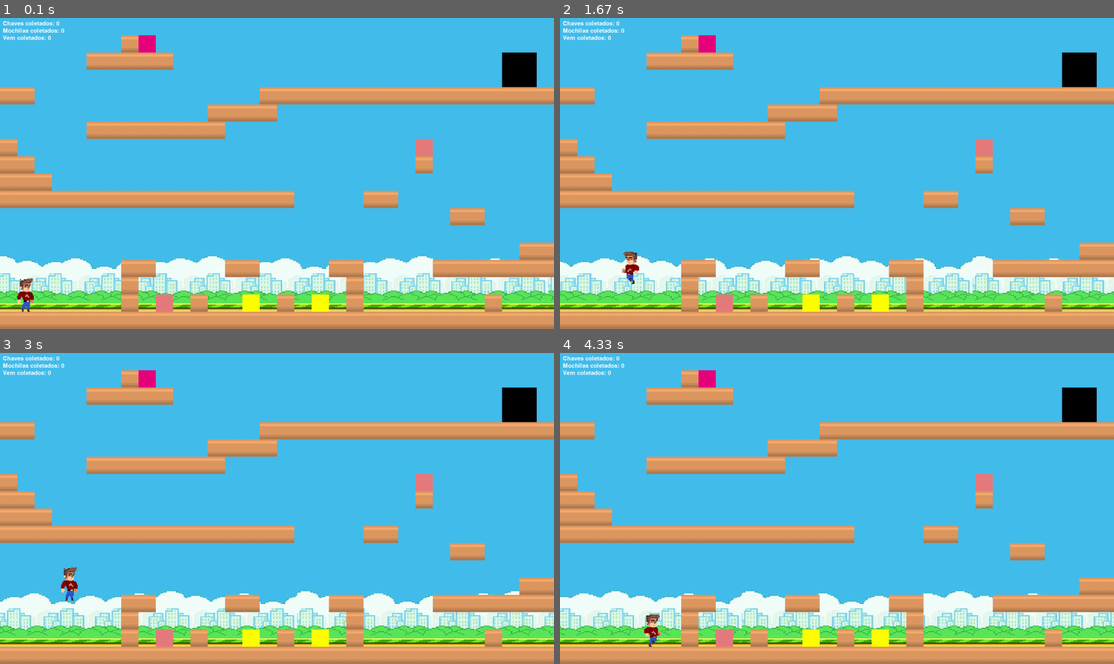
Above: before the commit, frames 1-4 (two rows, left to right).
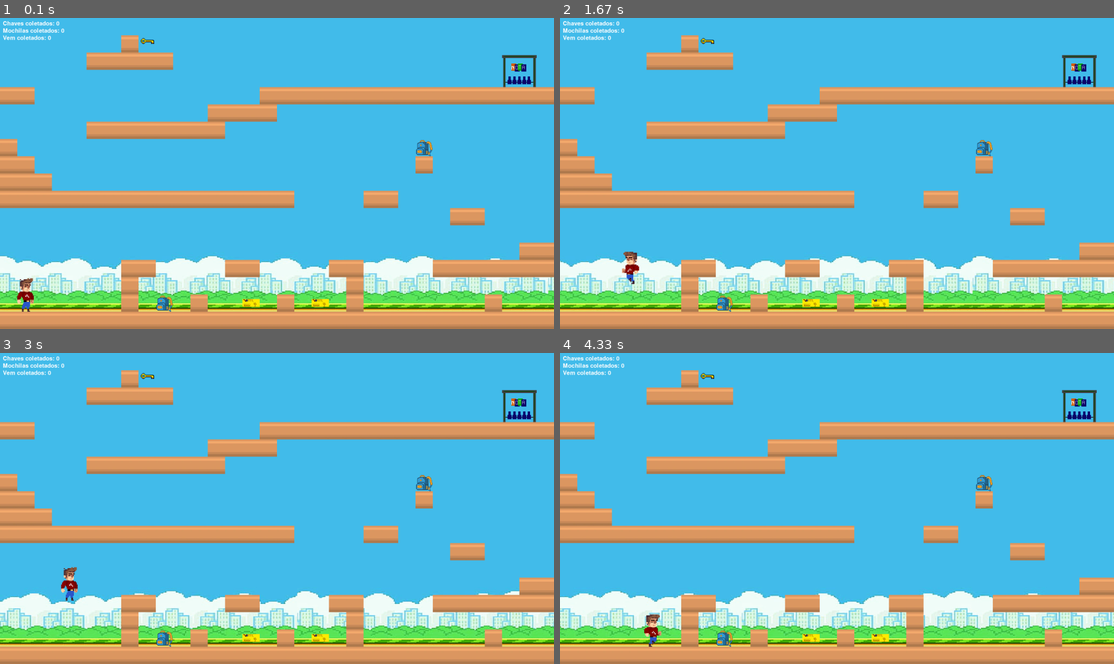
Above: after the commit, the same moments.

Repository: maatheusfp/Pygame-IP
Game: pygame game, started from main.py
The game is run twice, just before and just after one commit, with the same random seed, the same clock (stepped at 60 frames per second) and the same inputs.
Inputs:
- Up to frame 1 (0.1 s): no input
- Up to frame 2 (1.67 s): hold Right 0.33-0.8 s; hold Right 0.83-1.3 s; tap Space at 0.9, 1.2, 1.4 s; hold Left from 1.33 s (still down)
- Up to frame 3 (3 s): tap Space at 1.7, 1.97, 2.27, 2.4, 2.7 s; release Left at 1.87 s; hold Left 1.9-2.3 s; hold Right 2.33-2.97 s
- Up to frame 4 (4.33 s): hold Left 3-3.47 s; tap Space at 3.07, 3.37, 3.57, 3.87, 4.07 s; hold Right 3.5-3.97 s; hold Right from 4 s (still down)

The runs differ from the first frame. In frame 1, 1.5% of the frame differs, in the area x 25-97%, y 5-95%; in frame 2, 1.5%; in frame 3, 1.5%; in frame 4, 1.5%.

Commit message:
added sprites to itens

Diff:
--- a/itens/itens.py
+++ b/itens/itens.py
@@ -3,12 +3,12 @@
 class Vem:
     def __init__(self, x, y, width, height):
         self.rect = pygame.Rect((x,y), (width, height))
-        self.color = (255, 255, 0)
+        self.image = pygame.image.load('assets/vem.png')
         self.coletado = False
 
     def draw(self, surface):
         if not self.coletado:
-            pygame.draw.rect(surface, self.color, self.rect)
+            surface.blit(self.image, self.rect)
 
     def colisao(self, player_rect):
             if player_rect.colliderect(self.rect):
@@ -19,12 +19,12 @@
 class Key:
     def __init__(self, x, y, width, height):
         self.rect = pygame.Rect((x,y), (width, height))
-        self.color = (230, 0, 125)
+        self.image = pygame.image.load('assets/chave.png')
         self.coletado = False
 
     def draw(self, surface):
          if not self.coletado:
-              pygame.draw.rect(surface, self.color, self.rect)
+              surface.blit(self.image, self.rect)
 
     def colisao(self, player_rect):
          if player_rect.colliderect(self.rect):
@@ -35,12 +35,12 @@
 class Mochila:
     def __init__(self, x, y, width, height):
         self.rect = pygame.Rect((x,y), (width, height))
-        self.color = (230, 123, 125)
+        self.image = pygame.image.load('assets/mochila.png')
         self.coletado = False
 
     def draw(self, surface):
          if not self.coletado:
-              pygame.draw.rect(surface, self.color, self.rect)
+              surface.blit(self.image, self.rect)
 
     def colisao(self, player_rect):
          if player_rect.colliderect(self.rect):
@@ -51,14 +51,14 @@
 class Door:
     def __init__(self, x, y, width, height):
         self.rect = pygame.Rect((x, y), (width, height))
-        self.color = (0,0,0)
+        self.image = pygame.image.load('assets/parada.png')
         self.temMochila = False
         self.temChave = False
         self.temVem = False
 
 
     def draw(self, surface):
-         pygame.draw.rect(surface, self.color, self.rect)
+         surface.blit(self.image, self.rect)
 
     def colisao(self, player_rect):
          if player_rect.colliderect(self.rect) and self.temMochila and self.temChave and self.temVem:
Binary file added: assets/chave.png
Binary file added: assets/mochila.png
Binary file added: assets/vem.png
